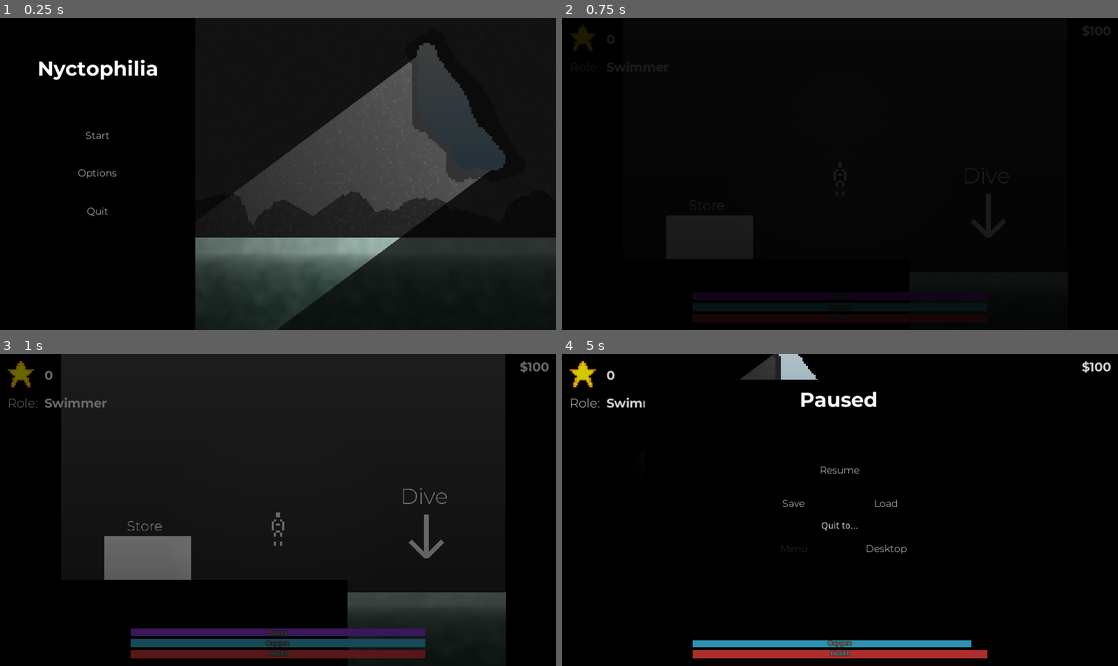
Above: before the commit, frames 1-4 (two rows, left to right).
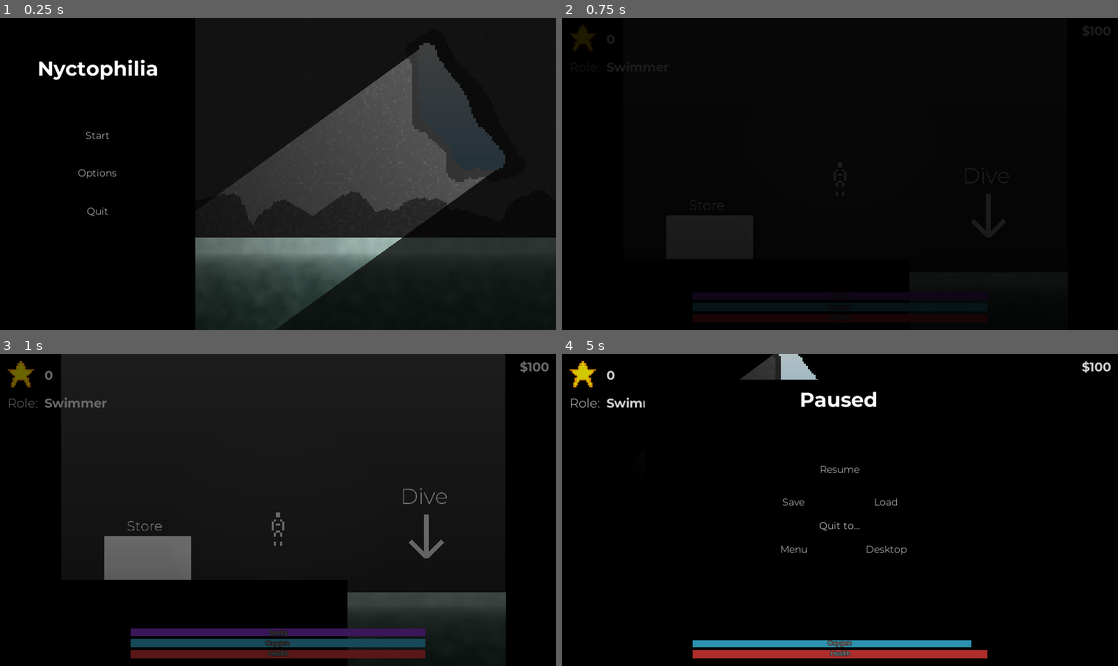
Above: after the commit, the same moments.

Repository: dev-rocco/nyctophilia-repo
Game: Godot game, scene res://Scenes/DevMainMenu.tscn
The game is run twice, just before and just after one commit, with the same random seed, the same clock (stepped at 60 frames per second) and the same inputs.
Inputs:
- Up to frame 1 (0.25 s): no input
- Up to frame 2 (0.75 s): click "Start" at 0.5 s
- Up to frame 3 (1 s): no input
- Up to frame 4 (5 s): tap Enter at 1.25 s; hold F (flashlight_toggle) 1.28-2.03 s; hold D (move_right) 1.28-2.78 s; tap W (move_up) at 1.52, 2.27, 3.77, 4.52 s; tap E (interact) at 2.1, 3.6 s; hold A (move_left) 2.78-3.53 s; hold F (flashlight_toggle) 2.78-3.53 s; hold D (move_right) from 3.53 s (still down); tap Space at 4.25 s; hold F (flashlight_toggle) from 4.28 s (still down); tap Escape (ui_cancel) at 4.9 s

The runs differ from the first frame. In frame 1, 1.0% of the frame differs, in the area x 39-89%, y 10-100%; in frame 2, nothing differs; in frame 3, nothing differs; in frame 4, 0.3%.

Commit message:
Small tweaks
Enabled bugged 'Quit to menu' option in pause menu. Moved elements in options menu (main menu).

Diff:
--- a/Assets/Objects/Player/PauseMenu.gd
+++ b/Assets/Objects/Player/PauseMenu.gd
@@ -32,6 +32,8 @@
 
 
 func _on_QuitToMenu_pressed():
-	get_tree().change_scene("res://Scenes/DevMainMenu.tscn")
+	var _DISC_CS = get_tree().change_scene("res://Scenes/DevMainMenu.tscn")
 func _on_QuitToDesktop_pressed():
+	if paused:
+		toggle_pause()
 	get_tree().quit()
--- a/Assets/Objects/Player/Player.tscn
+++ b/Assets/Objects/Player/Player.tscn
@@ -98,6 +98,15 @@
 Button/styles/hover = SubResource( 5 )
 Button/styles/normal = SubResource( 21 )
 Button/styles/pressed = SubResource( 6 )
+Label/colors/font_color = Color( 1, 1, 1, 1 )
+Label/colors/font_color_shadow = Color( 0, 0, 0, 0 )
+Label/colors/font_outline_modulate = Color( 1, 1, 1, 1 )
+Label/constants/line_spacing = 3
+Label/constants/shadow_as_outline = 0
+Label/constants/shadow_offset_x = 1
+Label/constants/shadow_offset_y = 1
+Label/fonts/font = ExtResource( 9 )
+Label/styles/normal = null
 Panel/styles/panel = SubResource( 22 )
 
 [sub_resource type="DynamicFont" id=19]
@@ -504,7 +513,6 @@
 
 [node name="PauseMenu" type="Control" parent="Camera/PMenu"]
 pause_mode = 2
-visible = false
 anchor_left = 0.5
 anchor_top = 0.5
 anchor_right = 0.5
@@ -592,7 +600,6 @@
 margin_bottom = 45.0
 size_flags_horizontal = 3
 size_flags_vertical = 3
-disabled = true
 text = "Menu"
 
 [node name="ToDesktop" type="Button" parent="Camera/PMenu/PauseMenu/Panel/Buttons/Quit"]
--- a/Scenes/DevMainMenu.tscn
+++ b/Scenes/DevMainMenu.tscn
@@ -137,9 +137,9 @@
 color = Color( 0.247059, 0.247059, 0.247059, 1 )
 
 [node name="Light2D" type="Light2D" parent="bg"]
-position = Vector2( 466, 319 )
-rotation = -0.641128
-scale = Vector2( 0.298796, 208.295 )
+position = Vector2( 458.995, 317.614 )
+rotation = -0.627279
+scale = Vector2( 0.298796, 219.571 )
 texture = SubResource( 34 )
 range_layer_min = 1
 range_layer_max = 1
@@ -343,7 +343,8 @@
 [node name="ScrollContainer" type="ScrollContainer" parent="Menu/Menu/OptionsControl/TabCon/Controls"]
 anchor_right = 1.0
 anchor_bottom = 1.0
-margin_bottom = -94.0
+margin_top = 8.0
+margin_bottom = -86.0
 scroll_horizontal_enabled = false
 
 [node name="VBoxContainer" type="VBoxContainer" parent="Menu/Menu/OptionsControl/TabCon/Controls/ScrollContainer"]
